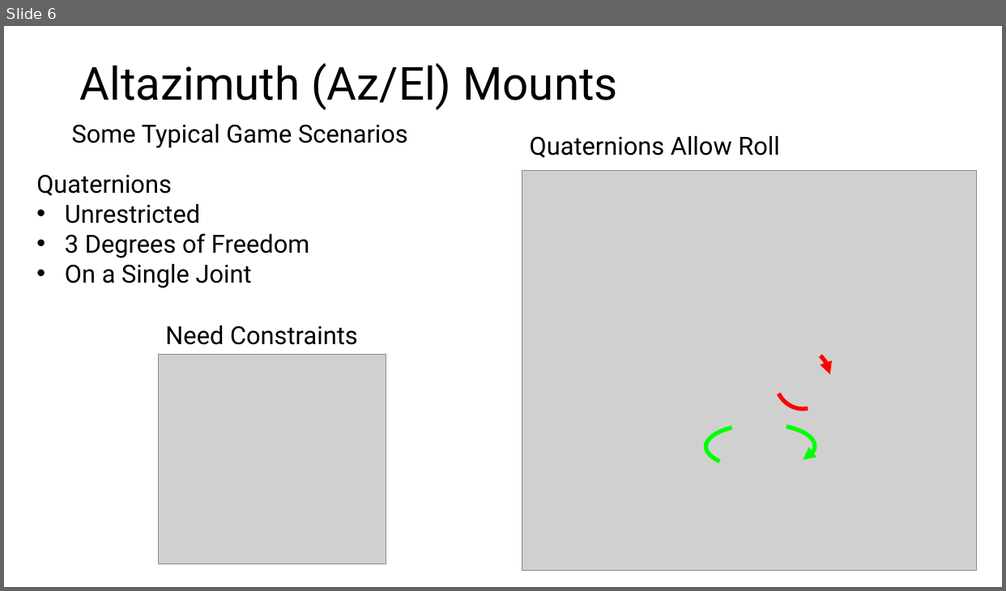
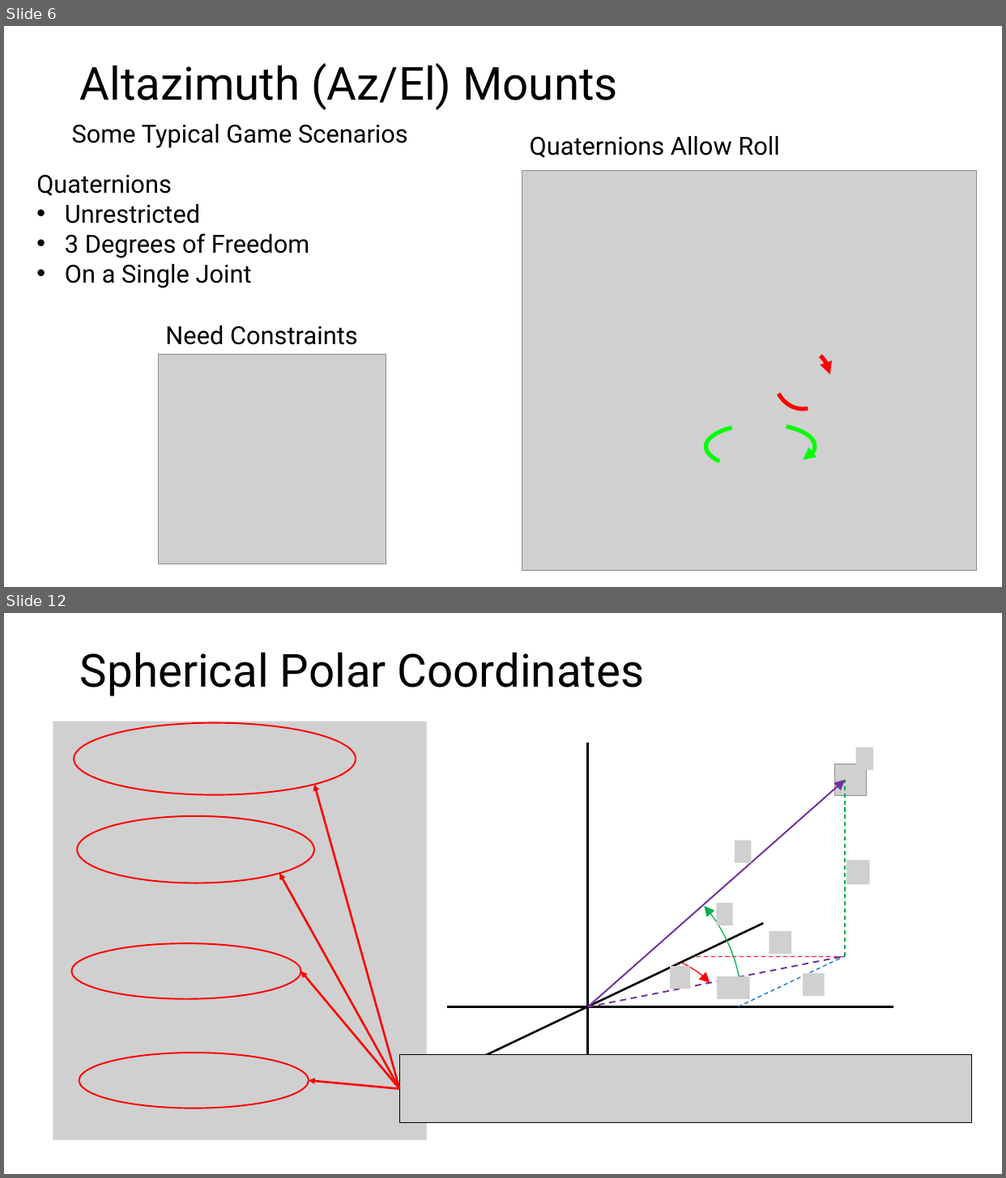
Before and after one commit to whitingm-usc/Euler, a slide deck: Euler/Euler.pptx. Shown one above the other, each under a label of ours: slide 6 before the commit, slides 6 and 12 after it; the slides between them are not shown. The pictures are 1006x591 and 1006x1178 pixels, drawn with LibreOffice and Linux fonts; fonts in the diff are those of the drawing; grey boxes stand for pictures. Boxes give left, top, right and bottom in pixels: in the first picture for what was removed or moved away, otherwise in the second. Text is boxed around its words. In the diff, an @@ line names an element or a change of style, - is before the commit and + after.

```diff
--- a/Euler/Euler.pptx
+++ b/Euler/Euler.pptx
@@ slide 12 added at [4,613,1002,1174], background #FFFFFF @@
@@ title added at [80,652,645,696], 44 pt, text #000000 @@
+Spherical Polar Coordinates
@@ picture added at [53,722,426,1141] @@
@@ ellipse added at [74,723,356,795], outline #FF0000 1.5 pt @@
@@ line added from (588, 743) to (588, 1118), #000000 2 pt @@
@@ picture added at [856,747,873,770] @@
@@ arrow added from (588, 1007) to (845, 780), #7030A0 1.5 pt @@
@@ picture added at [835,764,866,795] @@
@@ line added from (845, 956) to (845, 780), #00B050 1 pt dashed @@
@@ arrow added from (399, 1089) to (315, 785), #FF0000 2 pt @@
@@ ellipse added at [78,815,315,884], outline #FF0000 1.5 pt @@
@@ arc (boxed as its full ellipse) added at [434,853,742,1161], outline #00B050 1 pt @@
@@ picture added at [735,841,751,863] @@
@@ arrow added from (399, 1089) to (279, 874), #FF0000 2 pt @@
@@ picture added at [847,860,870,884] @@
@@ picture added at [717,903,733,925] @@
@@ line added from (484, 1057) to (763, 924), #000000 2 pt @@
@@ ellipse added at [71,944,301,999], outline #FF0000 1.5 pt @@
@@ arc (boxed as its full ellipse) added at [455,944,720,1071], outline #FF0000 1 pt @@
@@ picture added at [769,931,791,954] @@
@@ arrow added from (399, 1089) to (301, 972), #FF0000 2 pt @@
@@ line added from (588, 1007) to (845, 956), #7030A0 1.5 pt dashed @@
@@ picture added at [671,966,691,989] @@
@@ line added from (846, 956) to (692, 956), #FF0000 1 pt dashed @@
@@ picture added at [718,977,750,999] @@
@@ line added from (739, 1007) to (845, 956), #0070C0 1 pt dashed @@
@@ picture added at [803,973,825,996] @@
@@ line added from (447, 1007) to (893, 1007), #000000 2 pt @@
@@ ellipse added at [79,1053,309,1109], outline #FF0000 1.5 pt @@
@@ picture added at [399,1055,972,1123] @@
@@ arrow added from (399, 1089) to (309, 1081), #FF0000 2 pt @@
```
Also in this commit, not shown: 6 other slides added, 2 slides removed, 12 other files.
